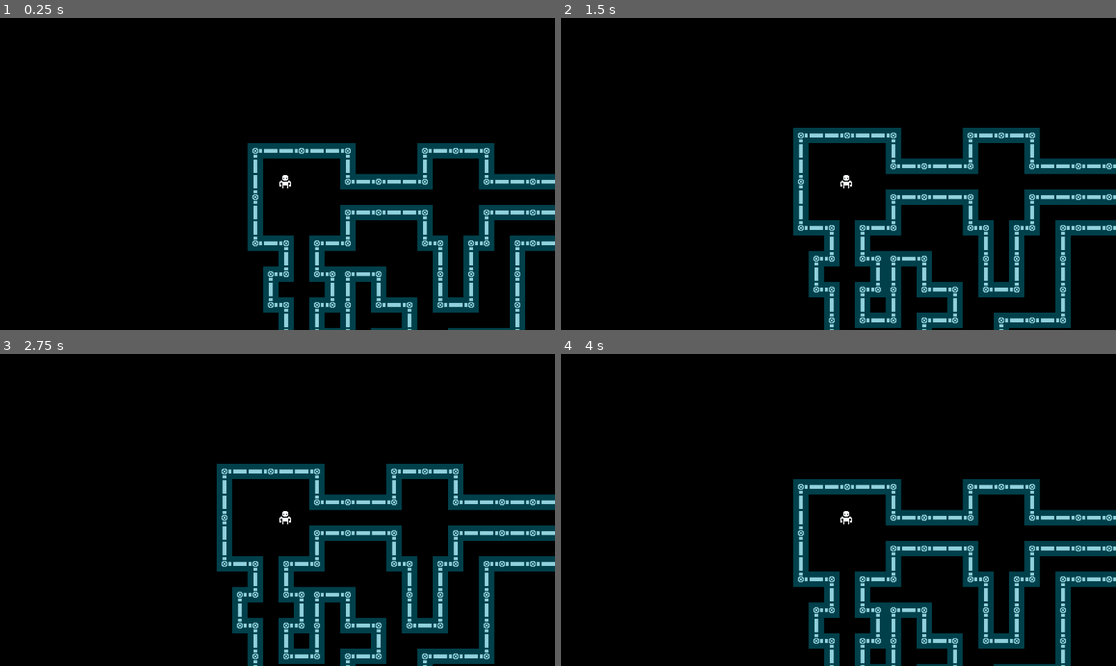
Above: before the commit, frames 1-4 (two rows, left to right).
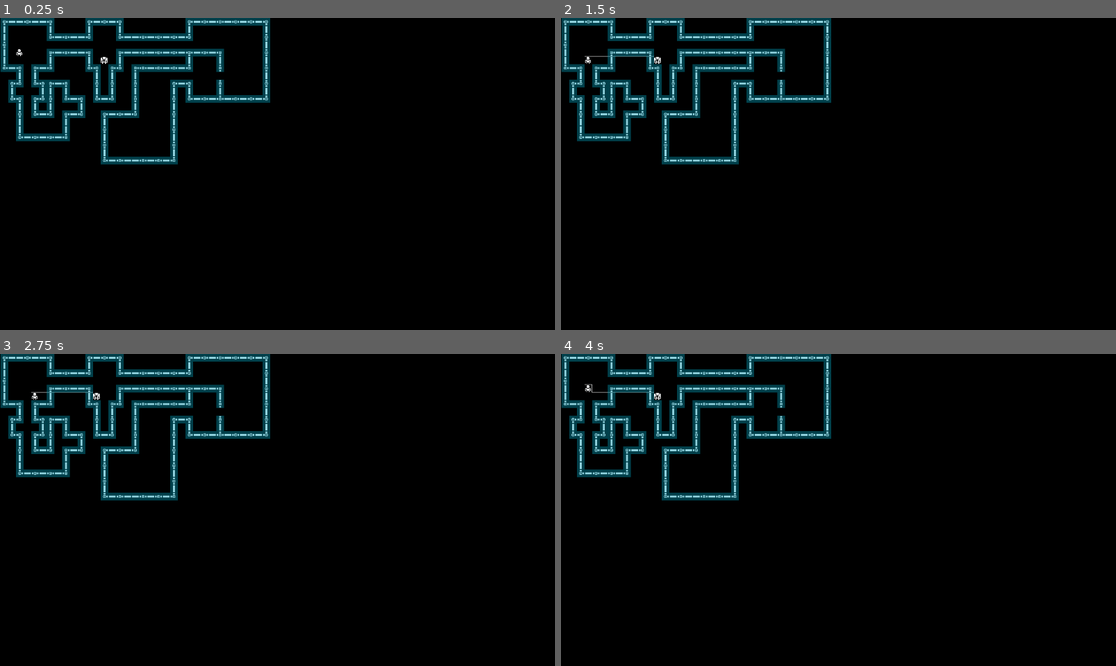
Above: after the commit, the same moments.

Repository: astalarico/roguelike
Game: Godot game, scene res://Scenes/game.tscn
Same seed, same stepped clock (60 frames per second), same inputs: the game is played once before the commit and once after it.
Inputs:
- Up to frame 1 (0.25 s): no input
- Up to frame 2 (1.5 s): tap Enter at 0.5 s; hold Right (ui_right) 0.53-1.28 s; tap Space at 1.25 s; hold Down (ui_down) from 1.28 s (still down)
- Up to frame 3 (2.75 s): tap Enter at 2 s; release Down (ui_down) at 2.03 s; hold Right (ui_right) from 2.03 s (still down)
- Up to frame 4 (4 s): tap Space at 2.75 s; release Right (ui_right) at 2.78 s; hold Up (ui_up) 2.78-3.53 s; tap Enter at 3.5 s; hold Left (ui_left) from 3.53 s (still down)

The runs differ from the first frame. In frame 1, 21% of the frame differs, in the area x 0-100%, y 0-100%; in frame 2, 23%; in frame 3, 23%; in frame 4, 21%.
Error before the commit: Invalid access to property or key 'points' on a base object of type 'AStarGrid2D'. (res://Scripts/state.gd:29)

Commit message:
WIP: path finding

Diff:
--- a/Game Objects/world.tscn
+++ b/Game Objects/world.tscn
@@ -3321,6 +3321,6 @@
 tile_set = SubResource("TileSet_4dnsf")
 collision_visibility_mode = 1
 format = 2
-layer_0/tile_data = PackedInt32Array(0, 983040, 2, 65536, 91 …(4616 unchanged characters)… , 30, 917504, 131074, 32, 917504, 131074, -65506, 917504, 131075, -131042, 917504, 131075, -196578, 917504, 131075, -262114, 983040, 262146, -262113, 917504, 65539, -262112, 917504, 65539, -262111, 917504, 65539, -262110, 983040, 131074, -196574, 917504, 131075, -131038, 917504, 131075, -65502, 917504, 131075)
+layer_0/tile_data = PackedInt32Array(0, 983040, 2, 65536, 91 …(4616 unchanged characters)… , 30, 917504, 131074, 32, 917504, 131074)
 
 [node name="Line2D" type="Line2D" parent="."]
--- a/Scenes/game.tscn
+++ b/Scenes/game.tscn
@@ -9,10 +9,11 @@
 [node name="World" parent="." instance=ExtResource("1_wrpqe")]
 
 [node name="Enemy" parent="." instance=ExtResource("2_1grel")]
-position = Vector2(512, -32)
+position = Vector2(208, 80)
 
 [node name="Player" parent="." instance=ExtResource("4_ya1an")]
-position = Vector2(32, 32)
+position = Vector2(32, 64)
 
 [node name="Camera2D" type="Camera2D" parent="Player"]
+enabled = false
 zoom = Vector2(2, 2)
--- a/Scripts/enemy.gd
+++ b/Scripts/enemy.gd
@@ -1,29 +1,38 @@
 extends CharacterBody2D
+
 var navigation_server = NavigationServer2D
 @onready var ray = $RayCast2D
 @onready var navigation_agent = $NavigationAgent2D
-# Called when the node enters the scene tree for the first time.
+
 func _ready():
 	state.player.update_world.connect(update)
 
 func update():
 	await get_tree().process_frame
+	state.path_line.clear_points()
 	var player_position  = state.player.get('position')
 	var player_vector    = Vector2i(player_position.x, player_position.y) / state.GRID_CELL_SIZE
 	@warning_ignore("narrowing_conversion")
 	var current_position = Vector2i(self.position.x, self.position.y) / state.GRID_CELL_SIZE
-	print( current_position, player_vector )
+	#current_position = current_position / self.get_node('Sprite2D').texture.get_width()
+	#print( self.get_node('Sprite2D').texture.get_width() )
+
+	#print( current_position, player_vector )
 	var path_to_player   = state.astar_grid.get_point_path( current_position , player_vector)
 	#var path_to_player   = state.astar_grid.get_id_path( Vector2i(10,12), Vector2i(2,2))
 	#print( current_position, player_vector, state.astar_grid.size, state.astar_grid.offset)
 	#print( path_to_player)
+
+
 	for point in path_to_player:
-		print(point)
-		state.path_line.add_point( point )
-	var next_move        = path_to_player[1] * state.GRID_CELL_SIZE;
+		state.astar_grid.is_point_solid( point / 16)
+		state.path_line.add_point( point  )
+
+	var next_move        = path_to_player[1] ;
 	var move_difference  = Vector2(next_move) - self.position
 	ray.target_position  = Vector2.LEFT * state.GRID_CELL_SIZE
 	ray.force_raycast_update()
+
 	if( ! ray.is_colliding() ):
 		self.position += Vector2(move_difference);
 	else:
--- a/Scripts/player.gd
+++ b/Scripts/player.gd
@@ -30,4 +30,6 @@
 
 
 func _ready()->void:
-	emit_signal("update_world")
+	#emit_signal("update_world")
+
+	pass
--- a/Scripts/state.gd
+++ b/Scripts/state.gd
@@ -23,9 +23,15 @@
 	world_tiles = world.get_used_cells(0)
 	world_rect = world.get_used_rect()
 	astar_grid.size = Vector2i(world_rect.size)
-	astar_grid.default_compute_heuristic = 3
-	astar_grid.cell_size = Vector2(1,1)
-	astar_grid.offset = Vector2(world_rect.position)
-	print( astar_grid.points )
+	astar_grid.default_compute_heuristic = 1
+	astar_grid.cell_size = Vector2(16,16)
 	astar_grid.diagonal_mode = 1
 	astar_grid.update()
+
+	for tile in world_tiles:
+		var surrounding_cells = world.get_surrounding_cells( tile )
+		var tile_data = world.get_cell_tile_data( 0, tile )
+		var has_collision = tile_data.get_collision_polygons_count( 0 )
+
+		if has_collision :
+			astar_grid.set_point_solid( tile / 16)
